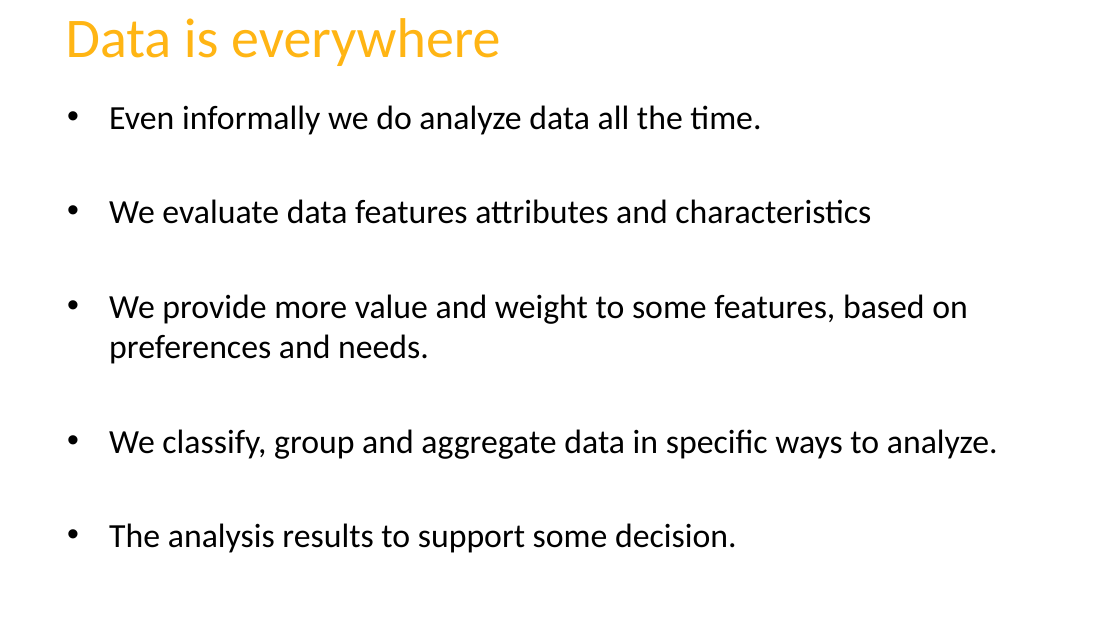
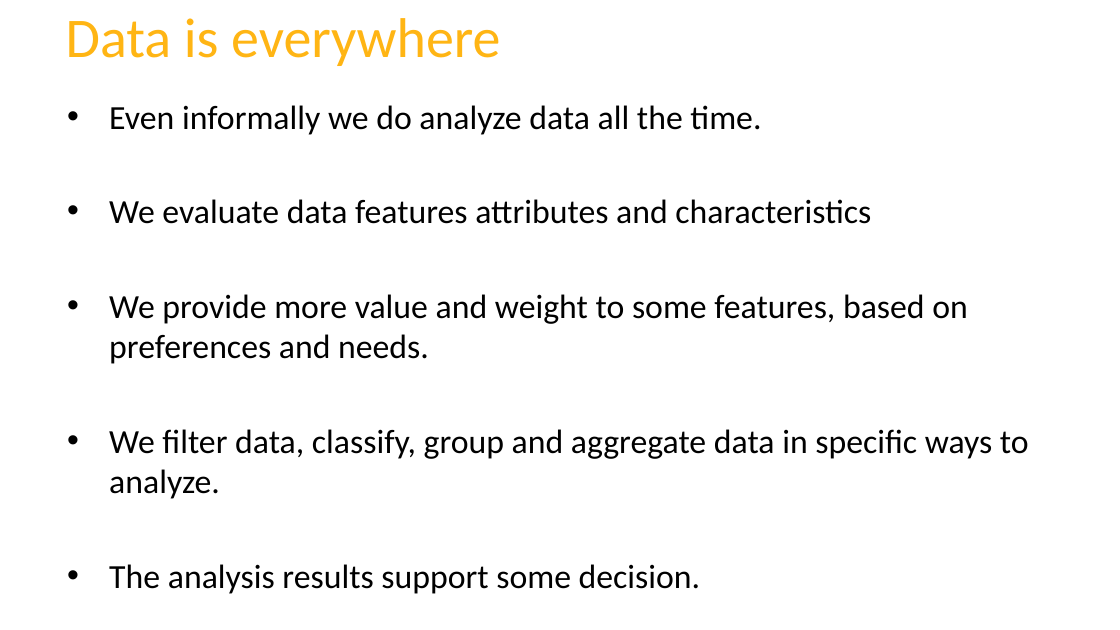
Before and after one commit to fgonzaleumbc/DATA601, a slide deck: slide 3 of Lecture01/3_Data_Science_Simplified_Example_Analogy.pptx. Drawn at 1120x630 pixels with LibreOffice and Linux fonts; fonts in the diff are those of the drawing; background and template pictures are left out. Boxes give left, top, right and bottom in pixels: in the first picture for what was removed or moved away, otherwise in the second. Text is boxed around its words. In the diff, an @@ line names an element or a change of style, - is before the commit and + after.

```diff
--- a/Lecture01/3_Data_Science_Simplified_Example_Analogy.pptx
+++ b/Lecture01/3_Data_Science_Simplified_Example_Analogy.pptx
@@ text at [109, 429, 1029, 594]: text changed @@
-• We classify, group and aggregate data in specific ways to analyze.
-• The analysis results to support some decision.
+• We filter data, classify, group and aggregate data in specific ways to analyze.
+• The analysis results support some decision.
```
Also in this commit, not shown: 1 other file.
